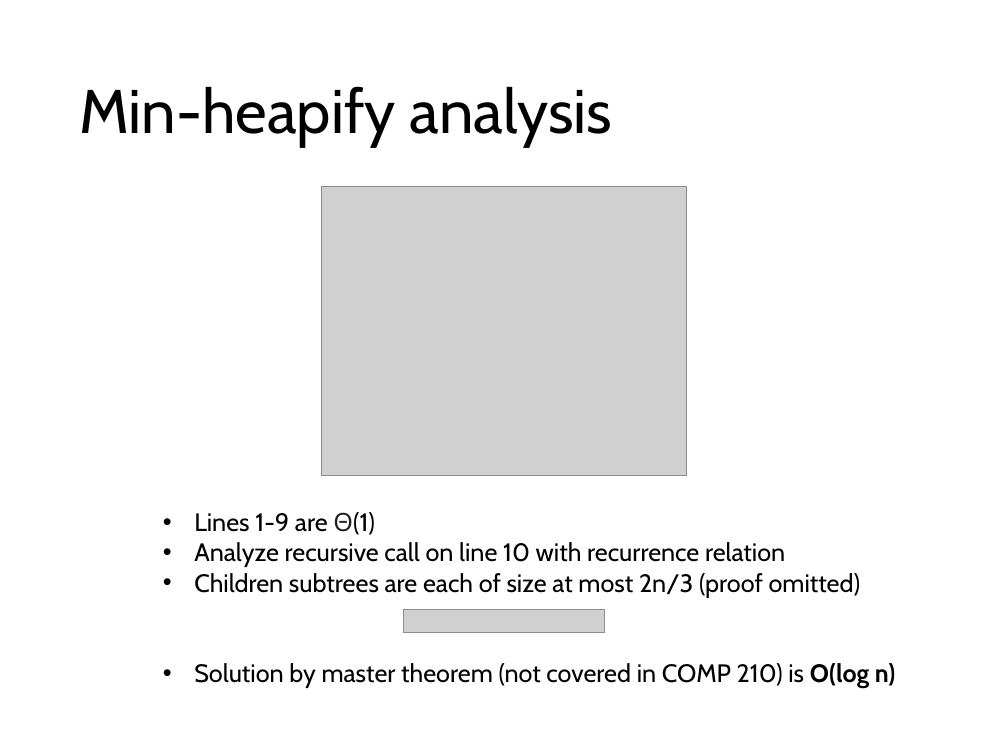
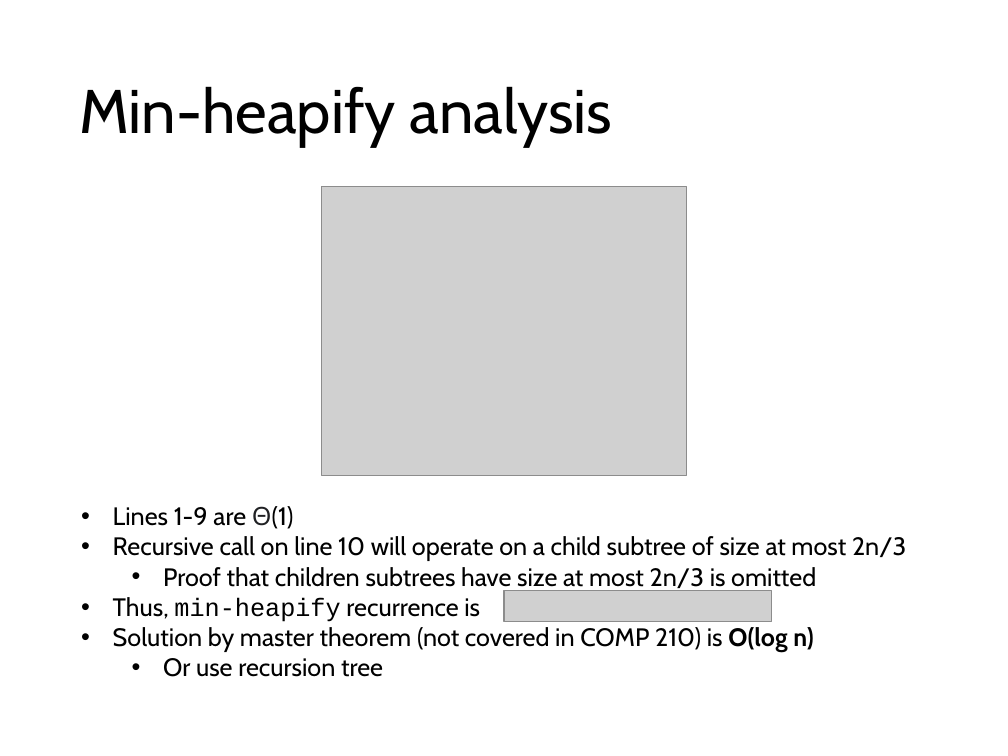
Before and after one commit to comp210ss2/comp210ss2.github.io, a slide deck: slide 44 of slides/L12_13.pptx (slide 43 before the commit). Drawn at 1008x756 pixels with LibreOffice and Linux fonts; fonts in the diff are those of the drawing; grey boxes stand for pictures. Boxes give left, top, right and bottom in pixels: in the first picture for what was removed or moved away, otherwise in the second. Text is boxed around its words. In the diff, an @@ line names an element or a change of style, - is before the commit and + after.

```diff
--- a/slides/L12_13.pptx
+++ b/slides/L12_13.pptx
@@ text "Lines 1-9 are Θ(1)": place and size @@
-text "Lines 1-9 are Θ(1)" at [194,512,895,689]
+text "Lines 1-9 are Θ(1)" at [113,506,906,677]
@@ text at [113,536,906,622]: text changed @@
-• Analyze recursive call on line 10 with recurrence relation
-• Children subtrees are each of size at most 2n/3 (proof omitted)
+• Recursive call on line 10 will operate on a child subtree of size at most 2n/3
+  • Proof that children subtrees have size at most 2n/3 is omitted
+• Thus, min-heapify recurrence is
@@ picture: place and size @@
-picture at [403,610,605,633]
+picture at [504,591,771,621]
@@ text at [163,658,383,677]: paragraph added @@
+  • Or use recursion tree
```
Also in this commit, not shown: 17 other slides changed, 8 slides added, 7 slides removed, 3 other files.
